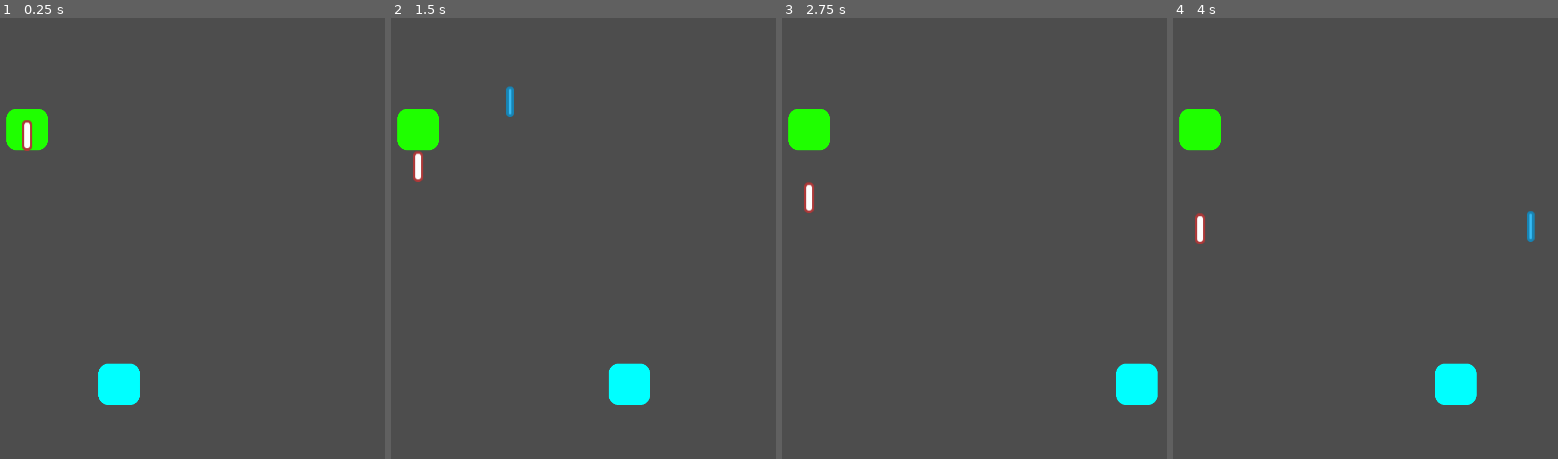
Above: before the commit, frames 1-4 (left to right).
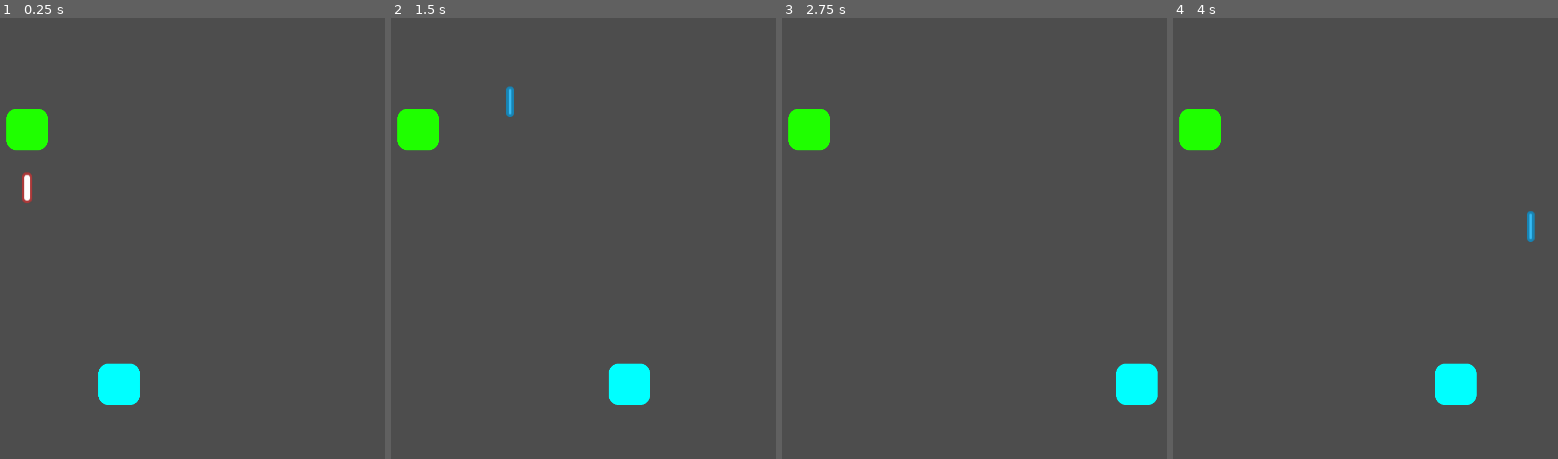
Above: after the commit, the same moments.

Repository: michael-j-coyne/space-defense
Game: Godot game, scene res://scenes/main.tscn
Same seed, same stepped clock (60 frames per second), same inputs: the game is played once before the commit and once after it.
Inputs (mouse positions are in pixels of both pictures, inside the frame that each line leads up to):
- Up to frame 1 (0.25 s): no input
- Up to frame 2 (1.5 s): tap Enter (ui_accept) at 0.5, 0.77 s; move the mouse to (691, 212) at 0.52 s; hold Right (ui_right) 0.53-1.25 s; hold Shift 0.53-1.25 s; click (691, 212) at 0.67 s; drag from (outside the picture) to (417, 128) at 1.27 s
- Up to frame 3 (2.75 s): move the mouse to (986, 137) at 2.02 s; hold Right (ui_right) from 2.03 s (still down); tap Ctrl at 2.1 s
- Up to frame 4 (4 s): release Right (ui_right) at 2.75 s; drag from (1257, 326) to (1531, 384) at 2.77 s; tap Enter (ui_accept) at 3.5, 3.77 s; move the mouse to (1538, 304) at 3.52 s; hold Left (ui_left) from 3.53 s (still down); tap Alt at 3.6 s

The runs differ from the first frame. In frame 1, 0.4% of the frame differs, in the area x 5-9%, y 23-42%; in frame 2, 0.2%; in frame 3, 0.2%; in frame 4, 0.2%.

Commit message:
Increase speed of enemy projectile

Diff:
--- a/scenes/enemy.gd
+++ b/scenes/enemy.gd
@@ -19,7 +19,7 @@
 	weapon.setup(10.0, 1.0, 1.0, 5.0, "enemy", load("res://scenes/red_laser.tscn"))
 
 func fire_weapon() -> void:
-	var velocity_func = func(_delta): return Vector2(0, 1)
+	var velocity_func = func(_delta): return Vector2(0, 10)
 	weapon.fire(velocity_func, "enemy")
 
 func _take_damage(_damage_amount: float) -> void:
